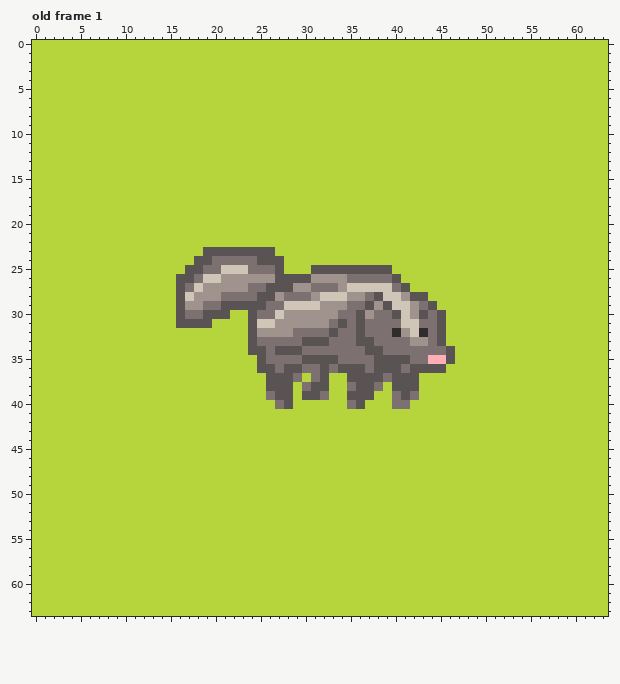
Edited in one commit: pixel-art file (RealArtAssets/badger.aseprite). The picture above is the old version.
64x64 pixels, 4 frames. Shown: old frame 1. The commit also changed other frames, which this record leaves out.
After:
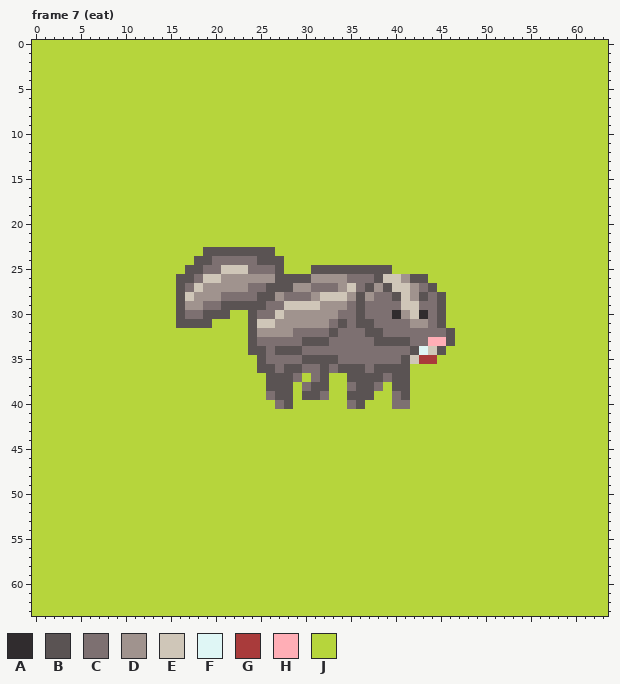
Palette (. is transparent): A #302c2e  B #5a5353  C #7d7071  D #a0938e  E #cfc6b8  F #dff6f5  G #a93b3b  H #ffaeb6  J #b6d53c
A new or re-ordered frame is compared with the old frame closest to it.
From old to new:
frames 4 -> 11
Frame 7 (eat) is new; against old frame 1, layers "badger/head", "badger/body":
y 26: x 38..43 CCBJJJ -> BEEDBB
y 27: x 36..44 EEEECBJJJ -> CBDBEEDCB
y 28: x 36..42 DCBEEDB -> BDCCBED; x 44..45 JJ -> CB
y 29: x 36..40 CBDBE -> BCCCC; x 42 D -> E; x 44..45 BJ -> CB
y 30: x 37 D -> C; x 40..43 BEDB -> ADEA
y 31: x 37 C -> B; x 41..43 EEC -> CDD
y 32: x 36..38 BCC -> CBB; x 40..43 ADEA -> CCCC; x 45..46 BJ -> CB
y 33: x 36..46 BBCCCCDDCBJ -> CCBBBBCCHHB
y 34: x 37..38 BB -> CC; x 42..46 CCCCB -> BFEBJ
y 35: x 38..40 BBB -> CCC; x 42..46 CCHHB -> EGGJJ
y 36: x 41..45 CBBBB -> BJJJJ
y 37..38: x 42 B -> J
y 39: x 42 C -> J
